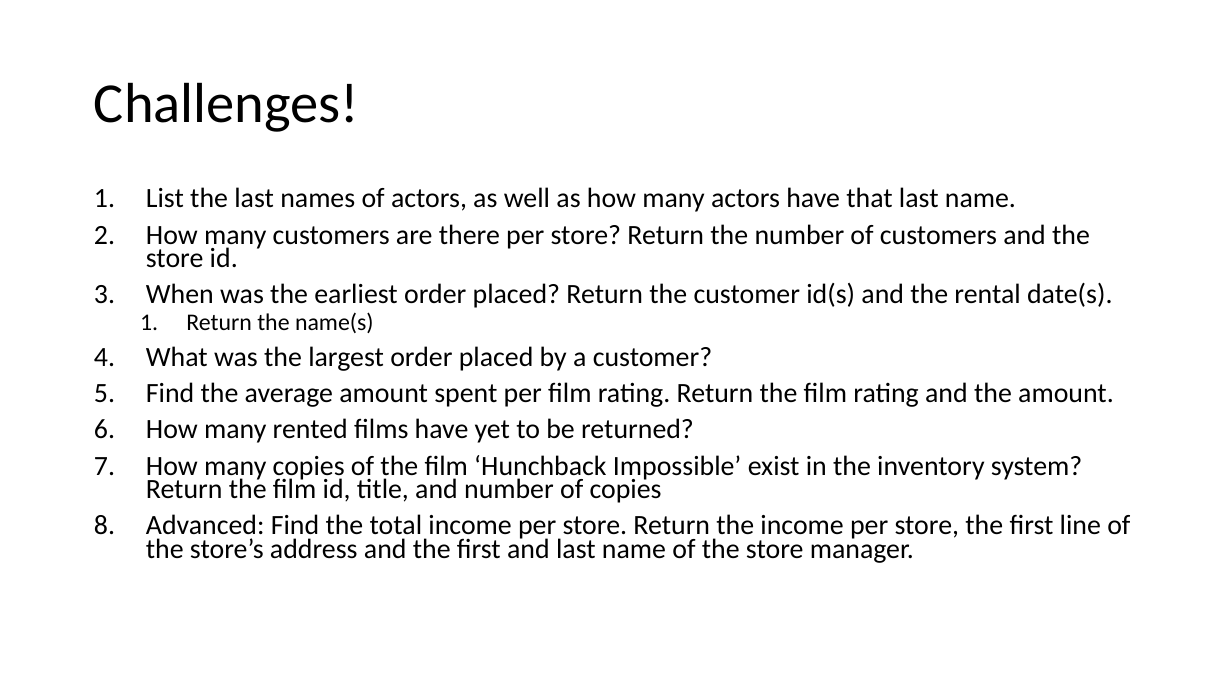
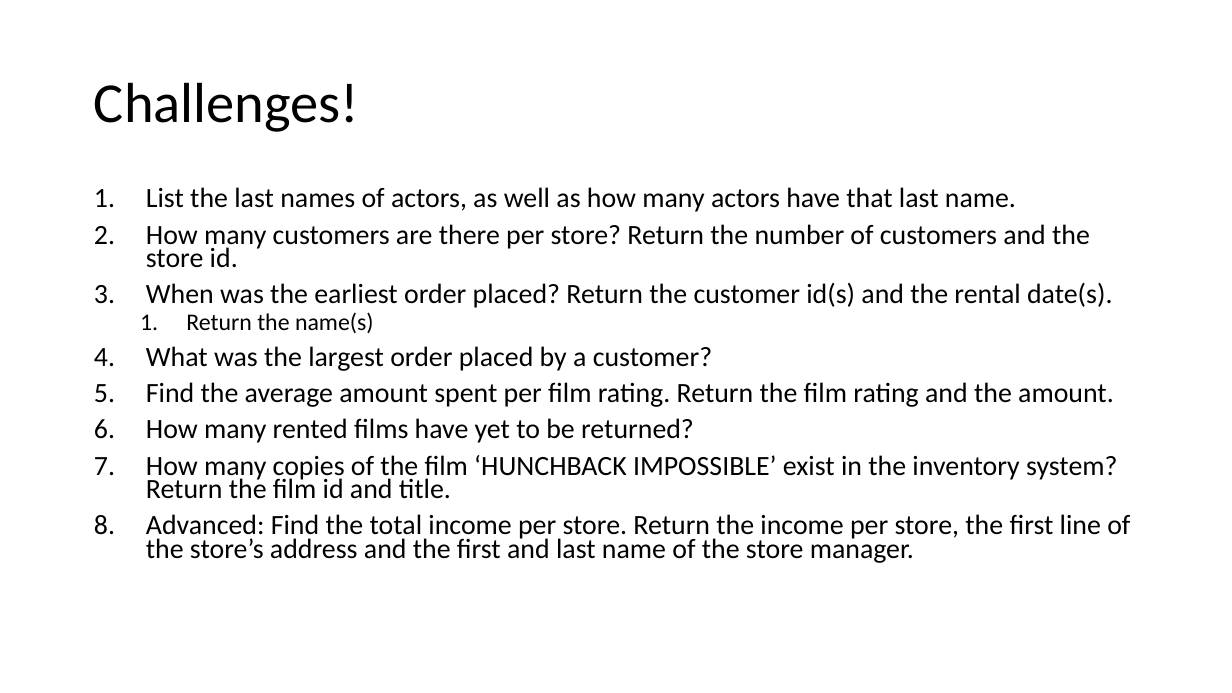
Before and after one commit to vidyasagarbhargava/AiCourse, a slide deck: slide 9 of Chapter 2. Python for Data Scientists/Module 2. SQL/2. SQL Aggregations.pptx. Drawn at 1232x693 pixels with LibreOffice and Linux fonts; fonts in the diff are those of the drawing. Boxes give left, top, right and bottom in pixels: in the first picture for what was removed or moved away, otherwise in the second. Text is boxed around its words. In the diff, an @@ line names an element or a change of style, - is before the commit and + after.

```diff
--- a/Chapter 2. Python for Data Scientists/Module 2. SQL/2. SQL Aggregations.pptx
+++ b/Chapter 2. Python for Data Scientists/Module 2. SQL/2. SQL Aggregations.pptx
@@ text at (146,455,1117,499): text changed @@
-7. How many copies of the film ‘Hunchback Impossible’ exist in the inventory system? Return the film id, title, and number of copies
+7. How many copies of the film ‘HUNCHBACK IMPOSSIBLE’ exist in the inventory system? Return the film id and title.
```
Also in this commit, not shown: 4 other slides changed, 4 other files.
